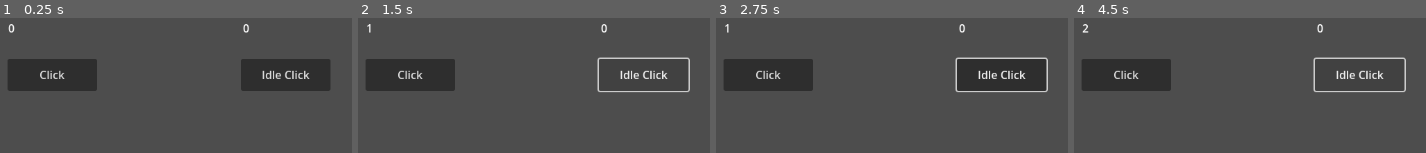
Above: before the commit, frames 1-4 (left to right).
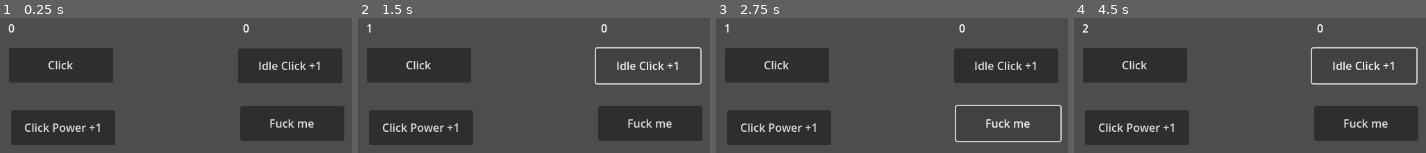
Above: after the commit, the same moments.

Repository: ErtyusSuytre/Clicker
Game: Godot game, scene res://game.tscn
Two runs of this game, one before a commit and one after it. Both use one fixed random seed, a clock stepped at 60 frames per second and the inputs below.
Inputs (mouse positions are in pixels of both pictures, inside the frame that each line leads up to):
- Up to frame 1 (0.25 s): no input
- Up to frame 2 (1.5 s): click "Click" at 0.5 s; click "Idle Click" (after the commit: "Idle Click +1") at 1.25 s
- Up to frame 3 (2.75 s): click (1008, 123) at 2 s, where only the run after the commit has a clickable "Fuck me"
- Up to frame 4 (4.5 s): click (1137, 127) at 2.75 s, where only the run after the commit has a clickable "Click Power +1"; click "Click" at 3.5 s; click "Idle Click" (after the commit: "Idle Click +1") at 4.25 s

The runs differ from the first frame. In frame 1, 25% of the frame differs, in the area x 2-98%, y 22-95%; in frame 2, 23%; in frame 3, 19%; in frame 4, 23%.

Commit message:
added basic click power button

Diff:
--- a/click_button.tscn
+++ b/buttons/click_button.tscn
@@ -1,10 +1,10 @@
 [gd_scene load_steps=2 format=3 uid="uid://dqb4scpka3y38"]
 
-[ext_resource type="Script" path="res://click_button.gd" id="1_64btw"]
+[ext_resource type="Script" path="res://buttons/scripts/click_button.gd" id="1_64btw"]
 
 [node name="Click" type="Button"]
-offset_right = 129.0
-offset_bottom = 46.0
+offset_right = 150.0
+offset_bottom = 50.0
 script = ExtResource("1_64btw")
 
 [connection signal="pressed" from="." to="." method="_on_pressed"]
--- a/idle_click_button.tscn
+++ b/buttons/idle_click_button.tscn
@@ -1,10 +1,10 @@
 [gd_scene load_steps=2 format=3 uid="uid://d1odxyt712hbm"]
 
-[ext_resource type="Script" path="res://idle_click_button.gd" id="1_yv5jm"]
+[ext_resource type="Script" path="res://buttons/scripts/idle_click_button.gd" id="1_yv5jm"]
 
 [node name="Idle Click" type="Button"]
-offset_right = 129.0
-offset_bottom = 46.0
+offset_right = 150.0
+offset_bottom = 50.0
 script = ExtResource("1_yv5jm")
 
 [node name="Timer" type="Timer" parent="."]
--- a/idle_click_button.gd
+++ b/buttons/scripts/idle_click_button.gd
@@ -2,6 +2,7 @@
 
 var Game: GameManager
 @export var button_name: String = "Button"
+var count: int = 0
 @export var cost: int = 10
 @export var points_s: int = 1
 @export var timer: float = 1.0
@@ -18,6 +19,7 @@
 	if $Timer.is_stopped():
 		$Timer.start()
 	Game.add_points_s(points_s)
+	count += 1
 	grow_cost()
 	total_points_s += points_s
 
@@ -25,4 +27,4 @@
 	Game.add_points(total_points_s)
 
 func grow_cost():
-	pass
+	cost *= 1.1
--- /dev/null
+++ b/buttons/scripts/upgrade_click_button.gd
@@ -0,0 +1,20 @@
+extends Button
+
+var Game: GameManager
+@export var button_name: String = "Button"
+var count: int = 0
+@export var cost: int = 10
+@export var increase: int = 1
+
+func _ready():
+	Game = get_tree().get_first_node_in_group("Game")
+
+func _on_pressed():
+	if !Game.sub_points(cost):
+		return
+	Game.add_click_power(increase)
+	count += 1
+	grow_cost()
+
+func grow_cost():
+	cost *= 1.1
--- /dev/null
+++ b/buttons/upgrade_click_button.tscn
@@ -0,0 +1,10 @@
+[gd_scene load_steps=2 format=3 uid="uid://dgiybw12tfu8w"]
+
+[ext_resource type="Script" path="res://buttons/scripts/upgrade_click_button.gd" id="1_s47de"]
+
+[node name="Upgrade Click" type="Button"]
+offset_right = 150.0
+offset_bottom = 50.0
+script = ExtResource("1_s47de")
+
+[connection signal="pressed" from="." to="." method="_on_pressed"]
--- a/game.tscn
+++ b/game.tscn
@@ -1,8 +1,9 @@
-[gd_scene load_steps=4 format=3 uid="uid://csvvetvfj5xs0"]
+[gd_scene load_steps=5 format=3 uid="uid://csvvetvfj5xs0"]
 
 [ext_resource type="Script" path="res://game_manager.gd" id="1_2r614"]
-[ext_resource type="PackedScene" uid="uid://dqb4scpka3y38" path="res://click_button.tscn" id="2_p22qm"]
-[ext_resource type="PackedScene" uid="uid://d1odxyt712hbm" path="res://idle_click_button.tscn" id="3_mig52"]
+[ext_resource type="PackedScene" uid="uid://dqb4scpka3y38" path="res://buttons/click_button.tscn" id="2_p22qm"]
+[ext_resource type="PackedScene" uid="uid://d1odxyt712hbm" path="res://buttons/idle_click_button.tscn" id="3_mig52"]
+[ext_resource type="PackedScene" uid="uid://dgiybw12tfu8w" path="res://buttons/upgrade_click_button.tscn" id="4_4jijy"]
 
 [node name="Game" type="Node2D" node_paths=PackedStringArray("points_counter", "points_s_counter") groups=["Game"]]
 script = ExtResource("1_2r614")
@@ -24,15 +25,31 @@
 text = "0"
 
 [node name="Click" parent="." instance=ExtResource("2_p22qm")]
-offset_left = 80.0
-offset_top = 69.0
-offset_right = 209.0
-offset_bottom = 115.0
+offset_left = 82.0
+offset_top = 53.0
+offset_right = 232.0
+offset_bottom = 103.0
 text = "Click"
 
 [node name="Idle Click" parent="." instance=ExtResource("3_mig52")]
-offset_left = 416.0
-offset_top = 69.0
-offset_right = 545.0
-offset_bottom = 115.0
-text = "Idle Click"
+offset_left = 412.0
+offset_top = 54.0
+offset_right = 562.0
+offset_bottom = 104.0
+text = "Idle Click +1"
+
+[node name="Idle Click2" parent="." instance=ExtResource("3_mig52")]
+offset_left = 415.0
+offset_top = 137.0
+offset_right = 565.0
+offset_bottom = 187.0
+text = "Fuck me"
+cost = 100
+points_s = 5
+
+[node name="Upgrade Click" parent="." instance=ExtResource("4_4jijy")]
+offset_left = 85.0
+offset_top = 143.0
+offset_right = 235.0
+offset_bottom = 193.0
+text = "Click Power +1"
--- a/game_manager.gd
+++ b/game_manager.gd
@@ -49,11 +49,11 @@
 	return true
 
 func add_click_power(diff_click_power: int) -> bool:
-	set_points(click_power + diff_click_power)
+	set_click_power(click_power + diff_click_power)
 	return true
 
 func sub_click_power(diff_click_power: int) -> bool:
-	set_points(click_power - diff_click_power)
+	set_click_power(click_power - diff_click_power)
 	return true
 
 
Renamed: click_button.gd -> buttons/scripts/click_button.gd
